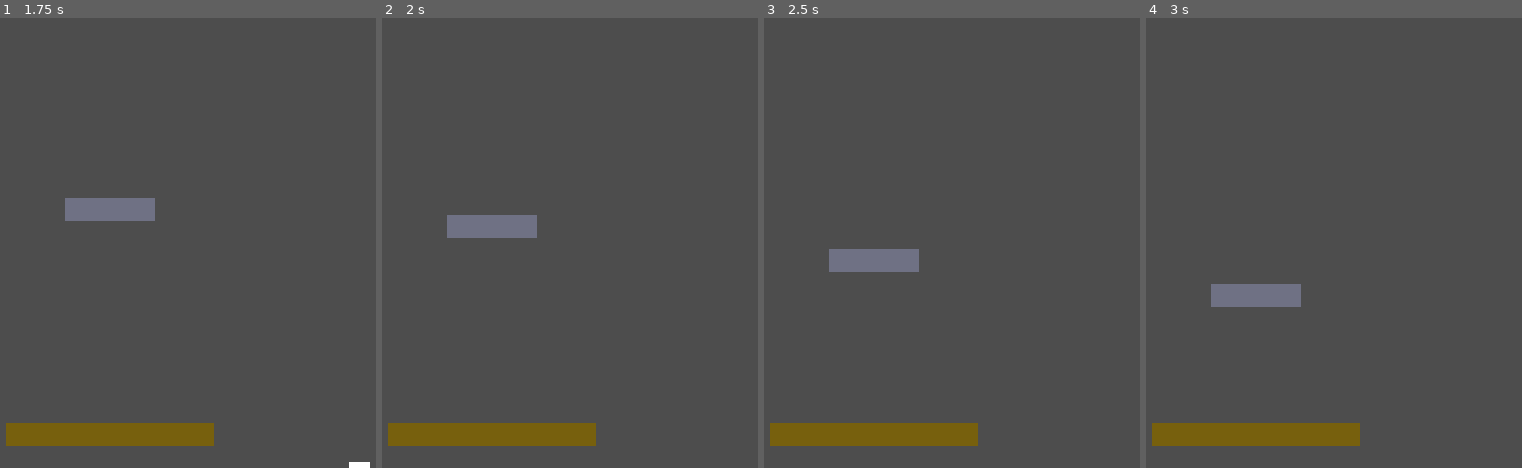
Above: before the commit, frames 1-4 (left to right).
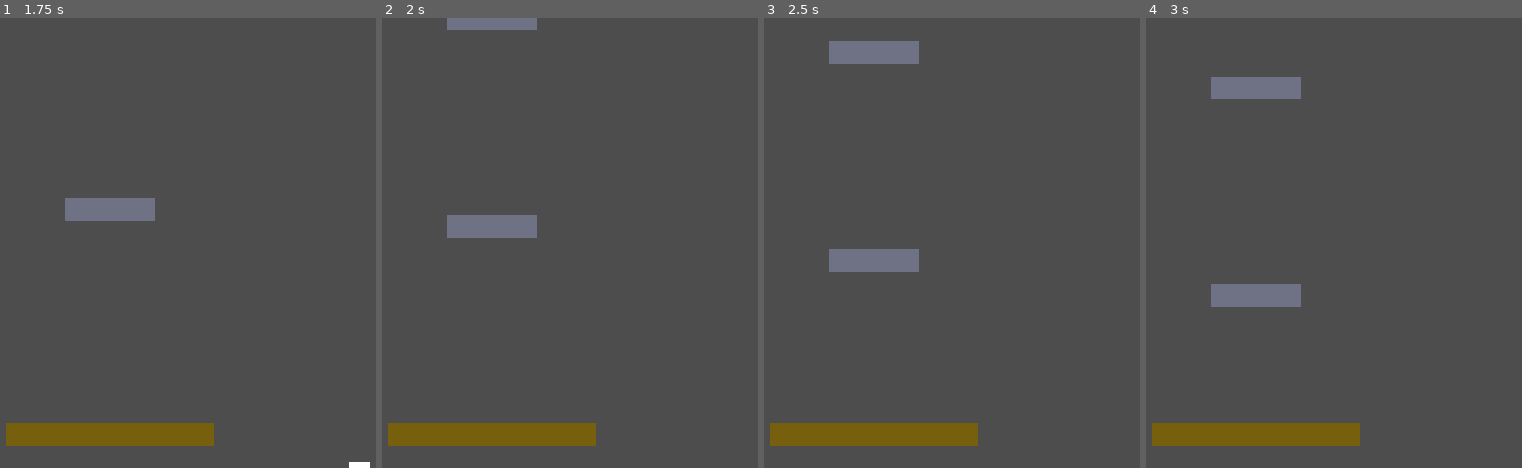
Above: after the commit, the same moments.

Repository: NxtCreator/heap
Game: Godot game, scene res://scenes/main.tscn
Same seed, same stepped clock (60 frames per second), same inputs: the game is played once before the commit and once after it.
Inputs (mouse positions are in pixels of both pictures, inside the frame that each line leads up to):
- Up to frame 1 (1.75 s): tap Enter at 0.5 s; move the mouse to (285, 220) at 0.52 s; hold Right (move_right) from 0.53 s (still down); tap Alt at 0.6 s; click (285, 220) at 0.67 s; tap Up (move_up) at 0.77, 1.52 s; move the mouse to (outside the picture) at 1.27 s; tap Shift at 1.35 s
- Up to frame 2 (2 s): keep holding Right (move_right)
- Up to frame 3 (2.5 s): move the mouse to (955, 144) at 2.02 s; release Right (move_right) at 2.03 s; hold Left (move_left) from 2.03 s (still down); tap Alt at 2.1 s
- Up to frame 4 (3 s): move the mouse to (1217, 333) at 2.77 s; release Left (move_left) at 2.78 s; hold Right (move_right) from 2.78 s (still down); tap Shift at 2.85 s; click (1217, 333) at 2.92 s

Frame 1 is identical in both runs. In frame 2, 0.6% of the frame differs, in the area x 17-42%, y 0-3%; in frame 3, 1.2%, in the area x 17-42%, y 5-11%; in frame 4, 1.2%.

Commit message:
Switch landed platform from falling_platform to world layer so others stack on it

Diff:
--- a/scenes/main.tscn
+++ b/scenes/main.tscn
@@ -8,7 +8,10 @@
 
 [node name="Main" type="Node2D" unique_id=1662324567]
 
-[node name="Platform" parent="." unique_id=425192982 instance=ExtResource("1_0wfyh")]
+[node name="Platform2" parent="." unique_id=425192982 instance=ExtResource("1_0wfyh")]
+position = Vector2(576, -200)
+
+[node name="Platform" parent="." unique_id=397508024 instance=ExtResource("1_0wfyh")]
 position = Vector2(576, 100)
 
 [node name="Player" parent="." unique_id=1523709349 instance=ExtResource("1_o5qli")]
--- a/scripts/platform.gd
+++ b/scripts/platform.gd
@@ -13,6 +13,9 @@
 
 		if collision != null:
 			is_falling = false
+			set_collision_layer_value(3, false)
+			set_collision_layer_value(1, true)
+
 
 			for body in $Hurtbox.get_overlapping_bodies():
 				body.die()
